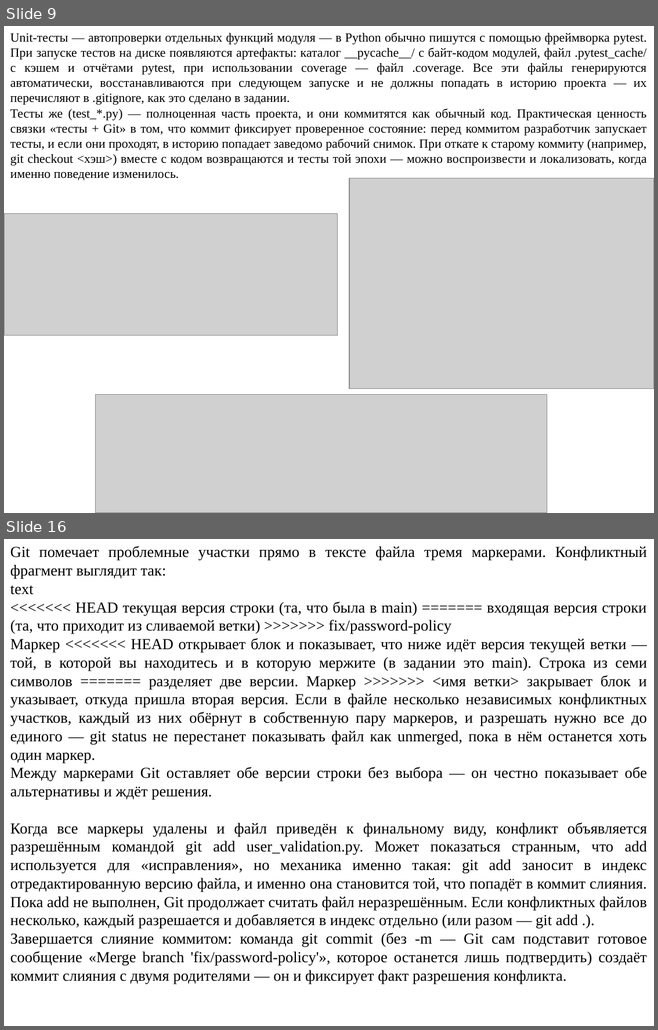
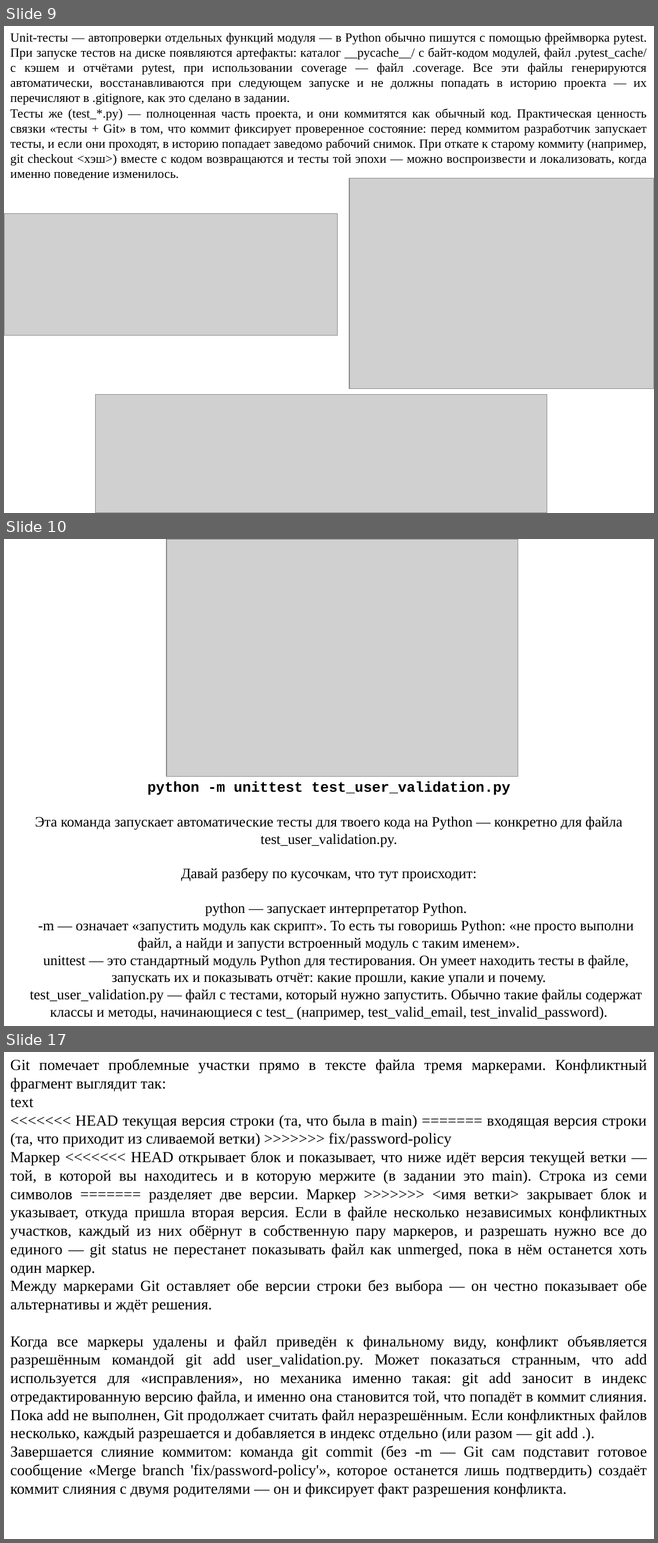
Before and after one commit to mbdatateach/site, a slide deck: УК/практики/УК практика 4.pptx. Shown one above the other, each under a label of ours: slides 9 and 16 before the commit, slides 9, 10 and 17 after it; the slides between them are not shown. The pictures are 658x1030 and 658x1543 pixels, drawn with LibreOffice and Linux fonts; fonts in the diff are those of the drawing; grey boxes stand for pictures. Boxes give left, top, right and bottom in pixels: in the first picture for what was removed or moved away, otherwise in the second. Text is boxed around its words. In the diff, an @@ line names an element or a change of style, - is before the commit and + after.

```diff
--- a/УК/практики/УК практика 4.pptx
+++ b/УК/практики/УК практика 4.pptx
@@ slide 10 added at (4,539,654,1026), background #FFFFFF @@
@@ picture added at (166,539,518,776) @@
@@ text added at (30,781,641,1020), 16 pt, text #000000 @@
+python -m unittest test_user_validation.py
+Эта команда запускает автоматические тесты для твоего кода на Python — конкретно для файла test_user_validation.py.
+Давай разберу по кусочкам, что тут происходит:
+python — запускает интерпретатор Python.
+-m — означает «запустить модуль как скрипт». То есть ты говоришь Python: «не просто выполни файл, а найди и запусти встроенный модуль с таким именем».
+unittest — это стандартный модуль Python для тестирования. Он умеет находить тесты в файле, запускать их и показывать отчёт: какие прошли, какие упали и почему.
+test_user_validation.py — файл с тестами, который нужно запустить. Обычно такие файлы содержат классы и методы, начинающиеся с test_ (например, test_valid_email, test_invalid_password).
@@ what was slide 16 is now slide 17 @@
```
Also in this commit, not shown: 10 slides changed, 11 other files.
